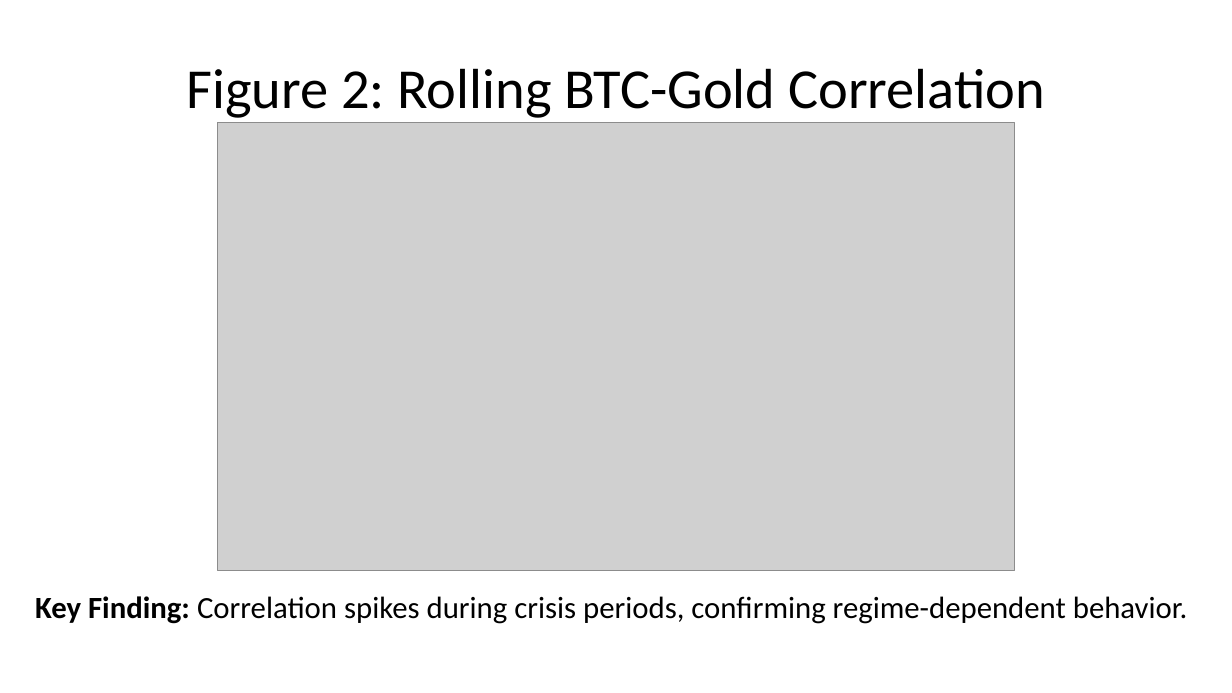
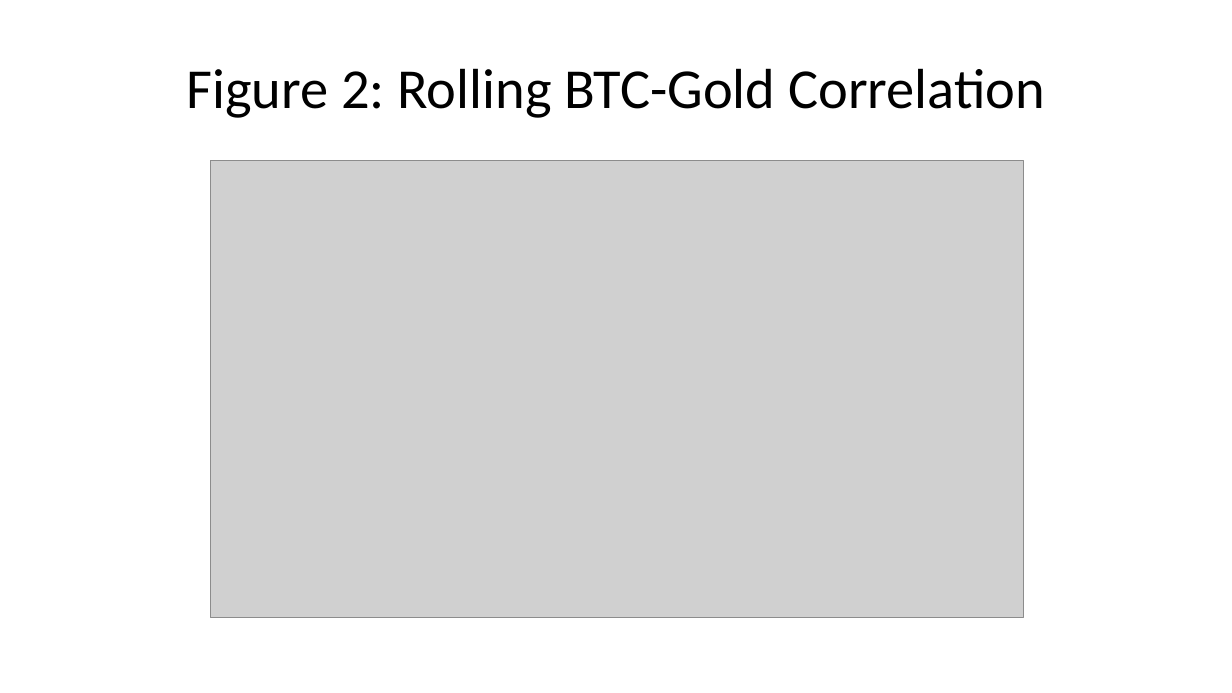
Before and after one commit to SakethKanchi/Cryptocurrency_Commodity_Correlation, a slide deck: slide 22 of presentation.pptx (slide 20 before the commit). Drawn at 1232x693 pixels with LibreOffice and Linux fonts; fonts in the diff are those of the drawing; grey boxes stand for pictures. Boxes give left, top, right and bottom in pixels: in the first picture for what was removed or moved away, otherwise in the second. Text is boxed around its words. In the diff, an @@ line names an element or a change of style, - is before the commit and + after.

```diff
--- a/presentation.pptx
+++ b/presentation.pptx
@@ picture: place and size @@
-picture at (217,122,1014,570)
+picture at (211,161,1024,618)
@@ text removed at (35,596,1187,624) @@
-Key Finding: Correlation spikes during crisis periods, confirming regime-dependent behavior.
```
Also in this commit, not shown: 33 other slides changed, 14 slides added, 3 slides removed, 11 other files.
